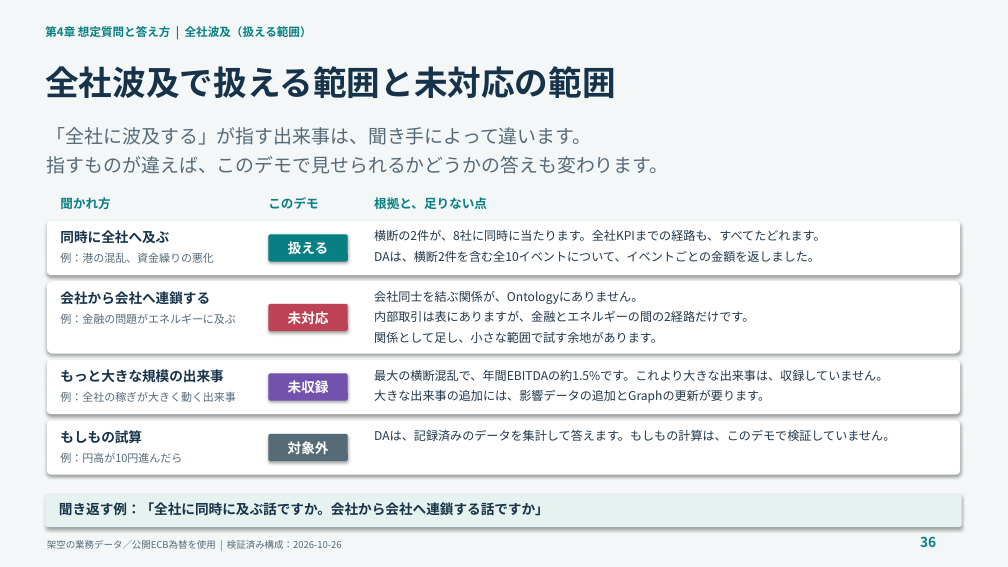
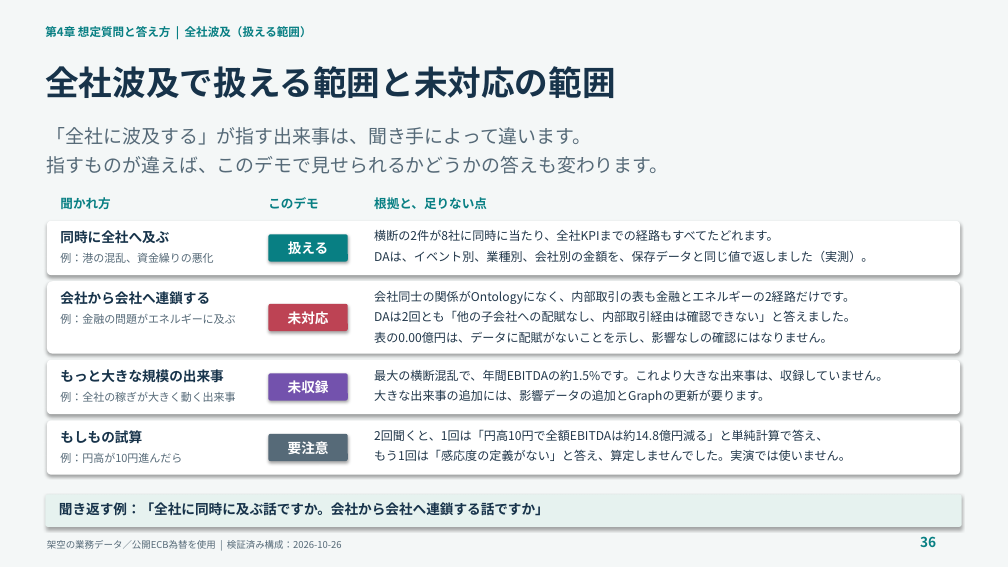
Before and after one commit to c-nova/FabricOntology_Trading, a slide deck: slide 36 of decks/TradingOntology_Demo_Presenter_Guide_JA.pptx. Drawn at 1008x567 pixels with LibreOffice and Linux fonts; fonts in the diff are those of the drawing. Boxes give left, top, right and bottom in pixels: in the first picture for what was removed or moved away, otherwise in the second. Text is boxed around its words. In the diff, an @@ line names an element or a change of style, - is before the commit and + after.

```diff
--- a/decks/TradingOntology_Demo_Presenter_Guide_JA.pptx
+++ b/decks/TradingOntology_Demo_Presenter_Guide_JA.pptx
@@ text at (374,230,873,262): text changed @@
-横断の2件が、8社に同時に当たります。全社KPIまでの経路も、すべてたどれます。
-DAは、横断2件を含む全10イベントについて、イベントごとの金額を返しました。
+横断の2件が8社に同時に当たり、全社KPIまでの経路もすべてたどれます。
+DAは、イベント別、業種別、会社別の金額を、保存データと同じ値で返しました（実測）。
@@ text at (374,291,856,343): text changed @@
-会社同士を結ぶ関係が、Ontologyにありません。
-内部取引は表にありますが、金融とエネルギーの間の2経路だけです。
-関係として足し、小さな範囲で試す余地があります。
+会社同士の関係がOntologyになく、内部取引の表も金融とエネルギーの2経路だけです。
+DAは2回とも「他の子会社への配賦なし、内部取引経由は確認できない」と答えました。
+表の0.00億円は、データに配賦がないことを示し、影響なしの確認にはなりません。
@@ text at (288,441,329,454): text changed @@
-対象外
+要注意
@@ text at (374,429,851,461): text changed @@
-DAは、記録済みのデータを集計して答えます。もしもの計算は、このデモで検証していません。
+2回聞くと、1回は「円高10円で全額EBITDAは約14.8億円減る」と単純計算で答え、
+もう1回は「感応度の定義がない」と答え、算定しませんでした。実演では使いません。
```
Also in this commit, not shown: 1 other slide changed, 6 other files.
